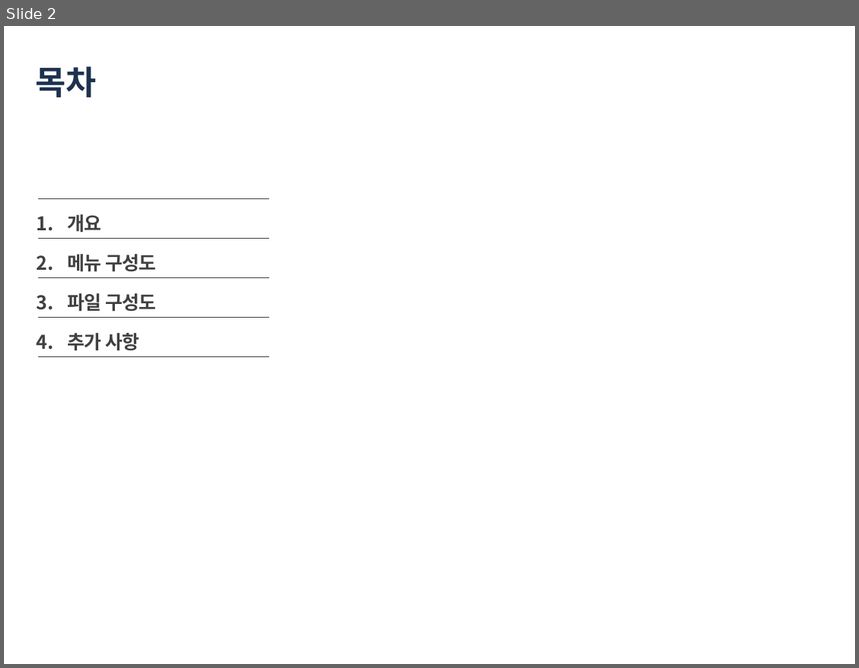
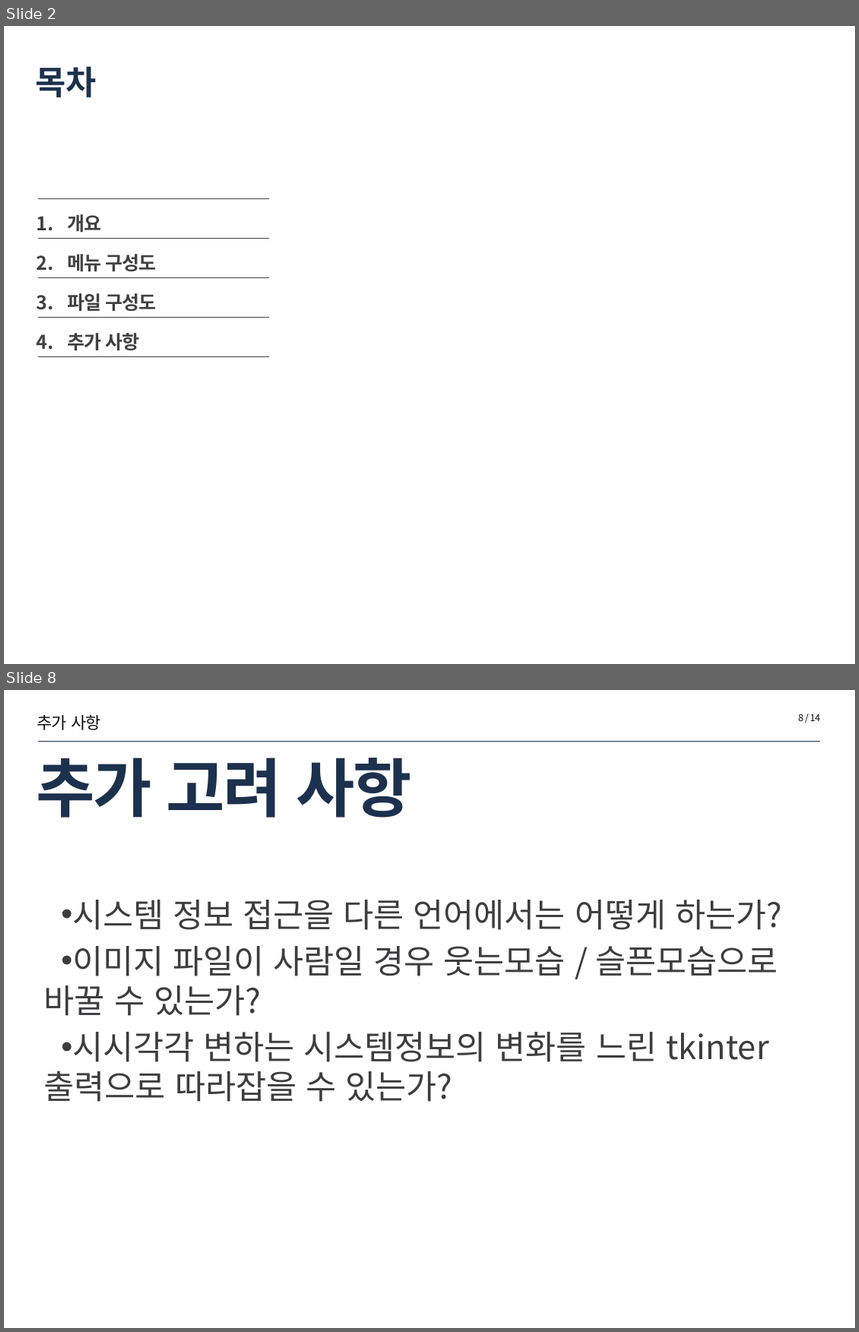
Before and after one commit to gtpgg1013/AI_docs, a slide deck: part3-python/Bigdata/your Computer's feeling.pptx. Shown one above the other, each under a label of ours: slide 2 before the commit, slides 2 and 8 after it; the slides between them are not shown. The pictures are 859x668 and 859x1332 pixels, drawn with LibreOffice and Linux fonts; fonts in the diff are those of the drawing. Boxes give left, top, right and bottom in pixels: in the first picture for what was removed or moved away, otherwise in the second. Text is boxed around its words. In the diff, an @@ line names an element or a change of style, - is before the commit and + after.

```diff
--- a/part3-python/Bigdata/your Computer's feeling.pptx
+++ b/part3-python/Bigdata/your Computer's feeling.pptx
@@ slide 8 added at (4, 690, 855, 1328), background #FFFFFF @@
@@ text added at (37, 715, 101, 730), 14 pt, text #0D0D0D @@
+추가 사항
@@ page number added at (798, 714, 820, 721), 8 pt, text #0D0D0D @@
+8 / 14
@@ title added at (37, 758, 412, 818), 54 pt, text #1C314E, bold @@
+추가 고려 사항
@@ line added from (38, 741) to (820, 741), #1C314E 0.25 pt @@
@@ text added at (44, 900, 782, 1102), 28 pt, text #3D3C3E @@
+• 시스템 정보 접근을 다른 언어에서는 어떻게 하는가?
+• 이미지 파일이 사람일 경우 웃는모습 / 슬픈모습으로 바꿀 수 있는가?
+• 시시각각 변하는 시스템정보의 변화를 느린 tkinter 출력으로 따라잡을 수 있는가?
```
Also in this commit, not shown: 2 slides changed, 4 other slides added, 8 slides removed, 1 other file.
